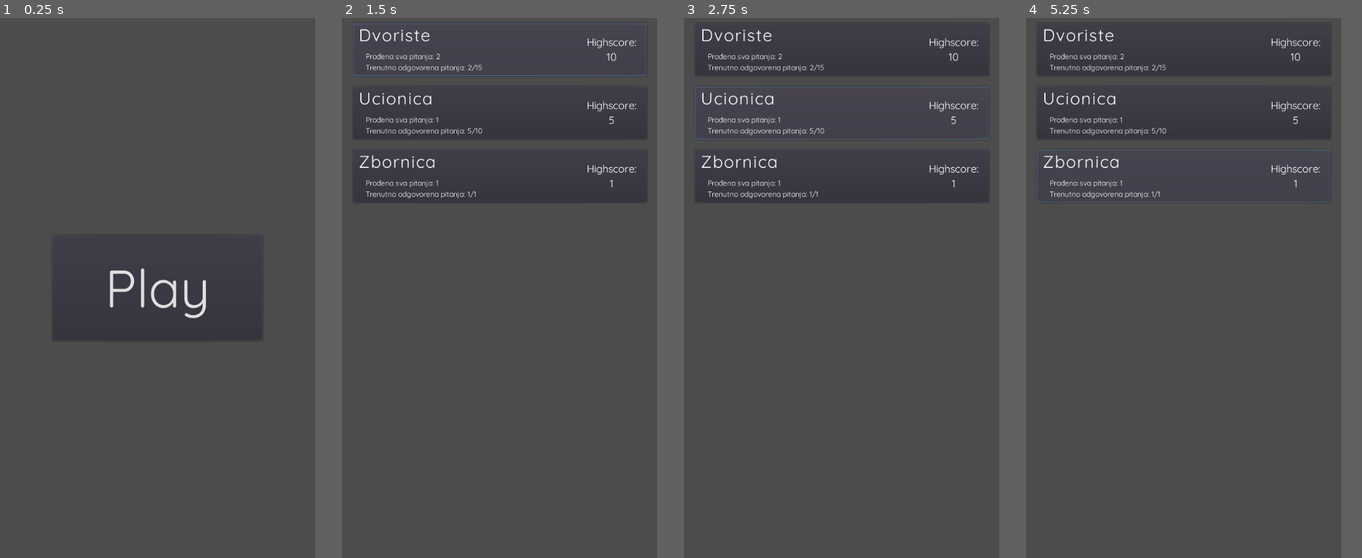
Above: before the commit, frames 1-4 (left to right).
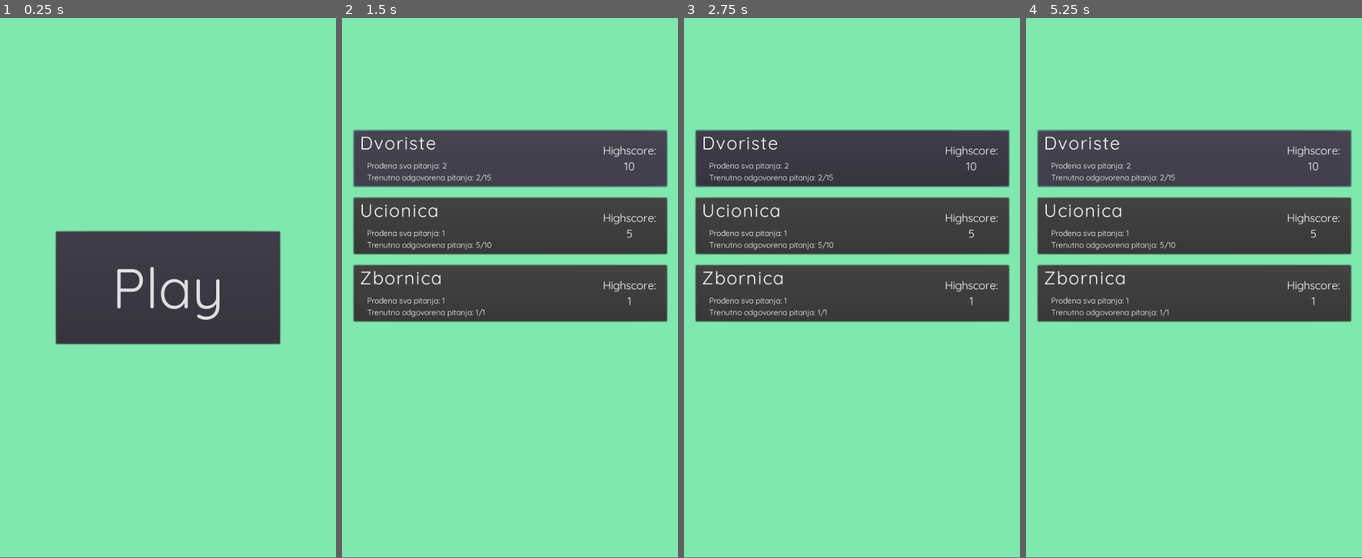
Above: after the commit, the same moments.

Repository: amalija-ramljak/superteacher
Game: Godot game, scene res://scenes/Control.tscn
Two runs of this game, one before a commit and one after it. Both use one fixed random seed, a clock stepped at 60 frames per second and the inputs below.
Inputs (mouse positions are in pixels of both pictures, inside the frame that each line leads up to; where the layout moved, square brackets give the same spot in the first picture):
- Up to frame 1 (0.25 s): no input
- Up to frame 2 (1.5 s): click "Play" at 0.5 s; click (499, 158) [499, 50] at 1.25 s
- Up to frame 3 (2.75 s): click (841, 115) at 2.02 s
- Up to frame 4 (5.25 s): click (1183, 174) at 2.77 s; click (1183, 158) [1183, 50] at 3.5 s; click (1183, 115) at 4.27 s; click (1183, 174) at 5.02 s
In our replay, the window is 468x800 before the commit and 499x799 after it. These sizes can differ from the game's own. Grey fills any space a smaller window leaves; there, only what the larger window draws over its background counts as a difference.

The runs differ from the first frame. In frame 1, 81% of the frame differs, in the area x 0-94%, y 0-100%; in frame 2, 69%; in frame 3, 69%; in frame 4, 69%.

Commit message:
basic disabling of locked levels

Diff:
--- a/Main.gd
+++ b/Main.gd
@@ -5,6 +5,7 @@
 # prepare level list, all user data...
 func _ready():
 	var levels = self.load("res://leveldata/level_list.tres")
+	var playable = ['Dvoriste']
 	print(levels)
 	# list with elements "name/hs/full_runs/current/total"
 	# that should change with special level data files and should be name only
@@ -19,6 +20,8 @@
 		level_selector.set_highscore(level[1])
 		level_selector.set_progress(level[2], level[3], level[4])
 		level_selector.rect_position.y += i * 120
+		if (!playable.has(level[0])):
+			level_selector.disabled = true
 		i += 1
 
 func load(var path):
--- a/project.godot
+++ b/project.godot
@@ -22,8 +22,9 @@
 [display]
 
 window/size/width=600
-window/size/height=1024
+window/size/height=960
 
 [rendering]
 
+environment/default_clear_color=Color( 0.505882, 0.913725, 0.686275, 1 )
 environment/default_environment="res://default_env.tres"
--- a/scenes/components/LevelSelector.tscn
+++ b/scenes/components/LevelSelector.tscn
@@ -19,9 +19,9 @@
 [node name="LevelSelectorButton" type="Button"]
 anchor_right = 1.0
 margin_left = 20.0
-margin_top = 10.0
+margin_top = 200.0
 margin_right = -20.0
-margin_bottom = 110.0
+margin_bottom = 300.0
 rect_scale = Vector2( 0.99872, 1 )
 script = ExtResource( 2 )
 __meta__ = {
